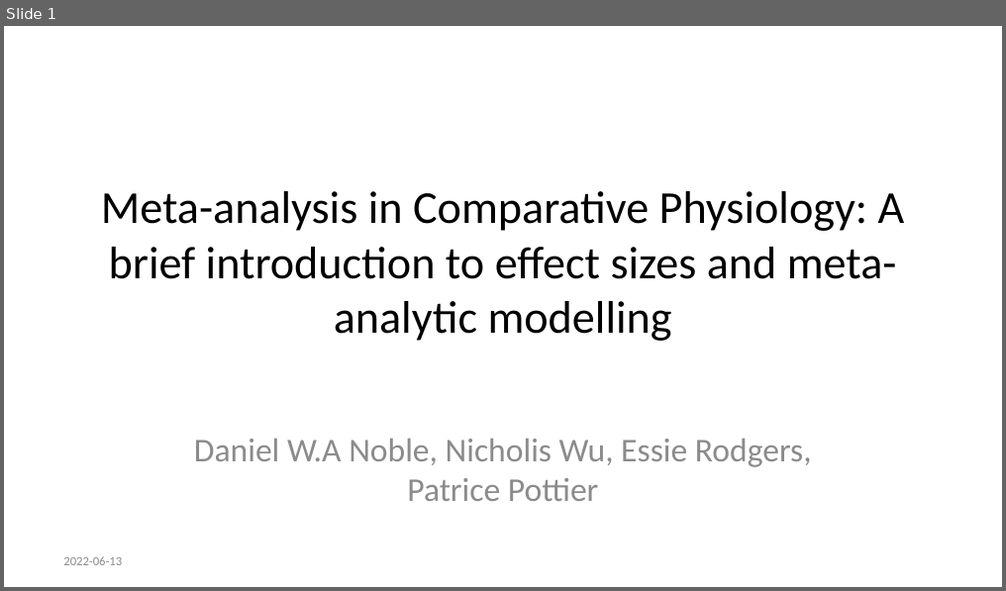
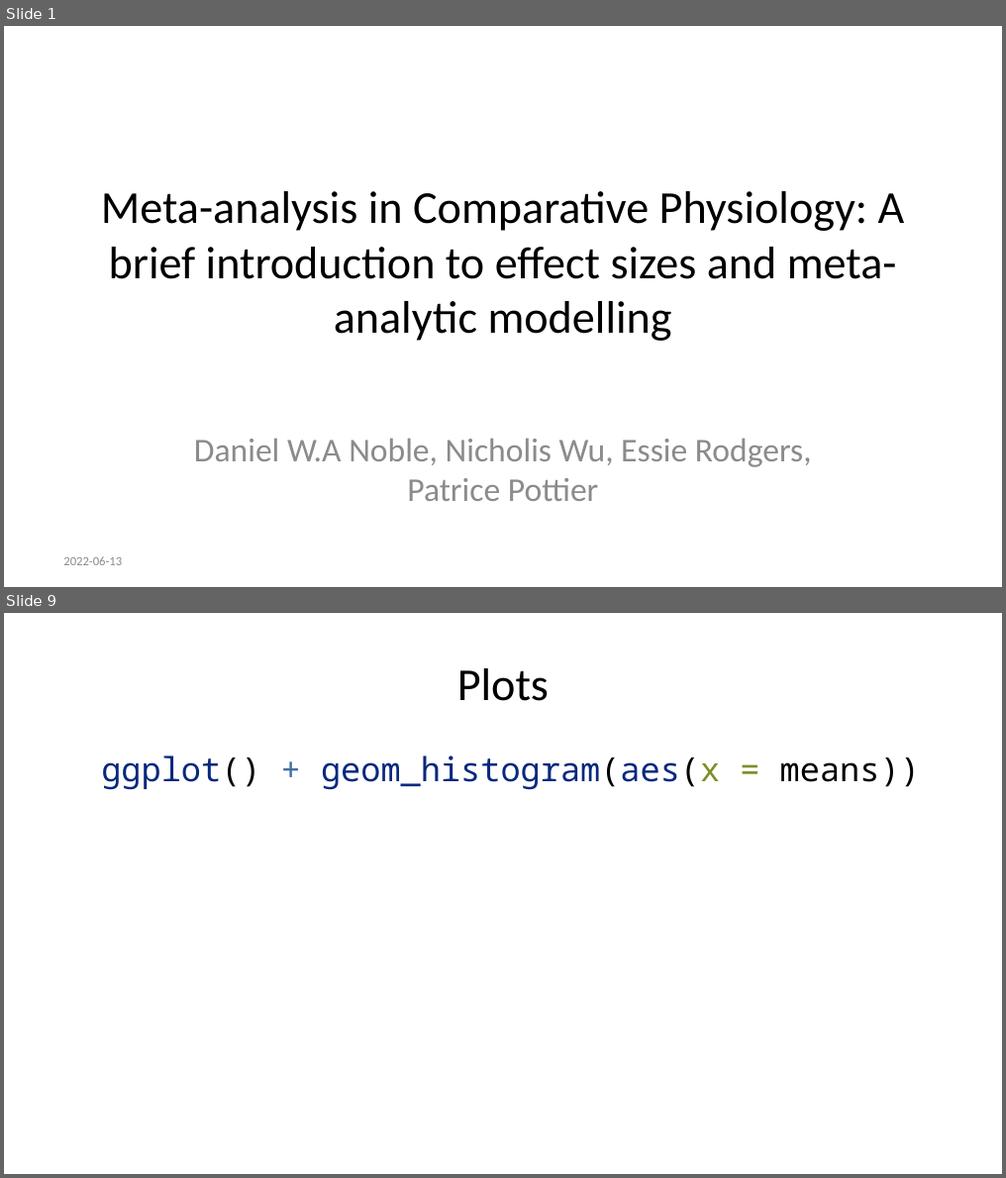
Before and after one commit to daniel1noble/meta-workshop, a slide deck: slides/code_slides.pptx. Shown one above the other, each under a label of ours: slide 1 before the commit, slides 1 and 9 after it; the slides between them are not shown. The pictures are 1006x591 and 1006x1178 pixels, drawn with LibreOffice and Linux fonts; fonts in the diff are those of the drawing. Boxes give left, top, right and bottom in pixels: in the first picture for what was removed or moved away, otherwise in the second. Text is boxed around its words. In the diff, an @@ line names an element or a change of style, - is before the commit and + after.

```diff
--- a/slides/code_slides.pptx
+++ b/slides/code_slides.pptx
@@ slide 9 added at box(4, 613, 1002, 1174), background #FFFFFF @@
@@ title added at box(457, 668, 548, 701), 33 pt, text #000000 @@
+Plots
@@ text added at box(101, 756, 920, 790), 24 pt, text #06287E @@
+ggplot() + geom_histogram(aes(x = means))
```
Also in this commit, not shown: 15 other slides added, 3 slides removed, 1 other file.
